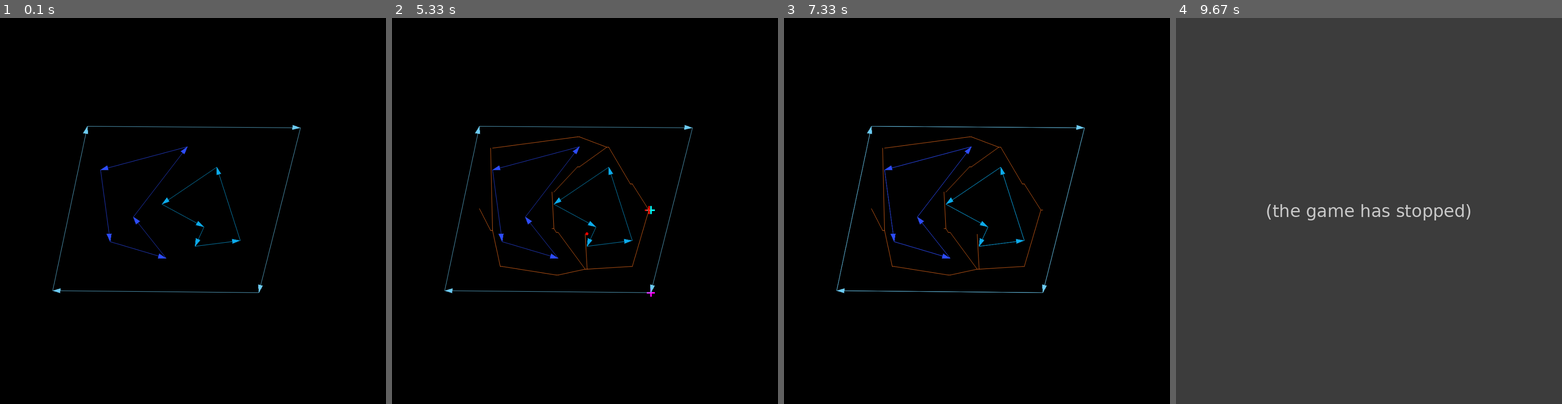
Above: before the commit, frames 1-4 (left to right).
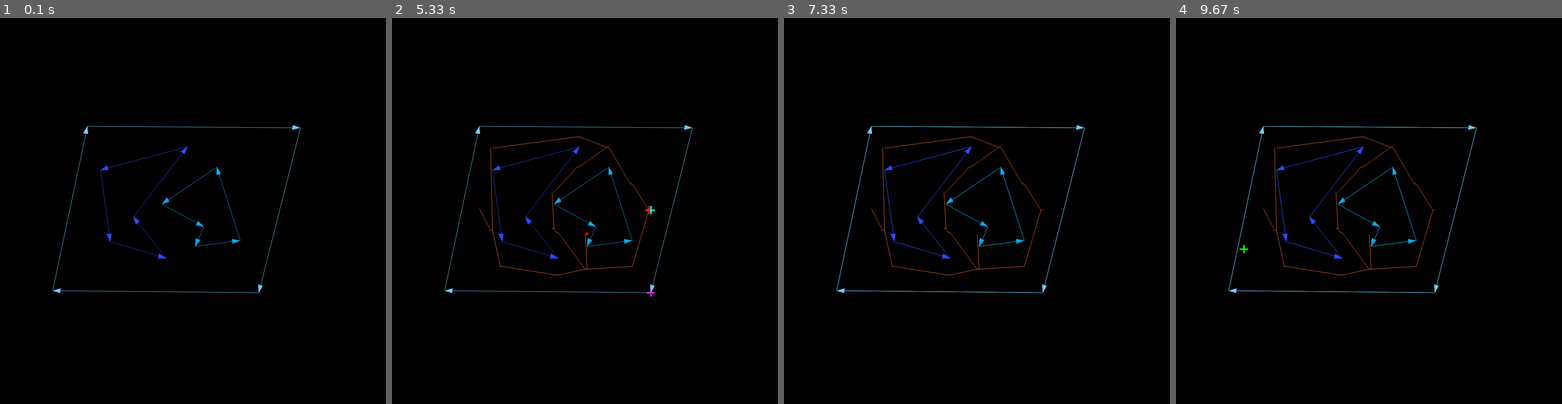
Above: after the commit, the same moments.

Repository: DoYouEvenStackSmash/planning-algorithms-exercises
Game: pygame game, started from src/ch6/vertical-cell-decomposition/face-record-driver.py
Two runs of this game, one before a commit and one after it. Both use one fixed random seed, a clock stepped at 60 frames per second and the inputs below.
Inputs (mouse positions are in pixels of both pictures, inside the frame that each line leads up to):
- Up to frame 1 (0.1 s): no input
- Up to frame 2 (5.33 s): no input
- Up to frame 3 (7.33 s): move the mouse to (849, 249) at 6.9 s
- Up to frame 4 (9.67 s): click (1241, 249) at 7.42 s

Frames 1-3 are identical in both runs. In frame 4, 100% of the frame differs, in the area x 0-100%, y 0-100%.
Before the commit the program exited at 9.6 s; later frames show no game.

Commit message:
made changes to solve for path

Diff:
--- a/src/ch6/vertical-cell-decomposition/V.py
+++ b/src/ch6/vertical-cell-decomposition/V.py
@@ -1,3 +1,4 @@
+
 class V:
     """
     Abstraction for constructing an undirected graph
@@ -8,6 +9,7 @@
         self.pt = coordinate
         self.neighbor_dict = neighbor_dict if neighbor_dict != None else {}
         self.neighbor_counter = 0
+        self.visited = 0
 
     def get_coord(self):
         return self.pt
--- a/src/ch6/vertical-cell-decomposition/face-record-driver.py
+++ b/src/ch6/vertical-cell-decomposition/face-record-driver.py
@@ -257,6 +257,165 @@
     dcel.create_face(bc, [[(308, 609), (257, 591), (323, 424), (199, 619)], x, a, b, c])
     return dcel
 
+def test_triangle_theta(A,B,C):
+    theta_1 = vcd.test_get_delta_theta(A,B,C)
+    theta_2 = vcd.test_get_delta_theta(B,A,C)
+    return theta_1 > np.pi / 2 or theta_2 > np.pi / 2
+
+def query_roadmap(screen, dcel, pairlist):
+    sortkey = lambda pt: pt[0]
+    adj_dict = {}
+    pt_set = set()
+    vertex_list = []
+    for pair in pairlist:
+        pair = sorted(pair, key=sortkey)
+        pt1, pt2 = pair
+        pt_set.add(pt1)
+        pt_set.add(pt2)
+        if pt1 not in adj_dict:
+            adj_dict[pt1] = len(vertex_list)
+            vertex_list.append(V(pt1))
+        v1 = vertex_list[adj_dict[pt1]]
+
+        if pt2 not in adj_dict:
+            adj_dict[pt2] = len(vertex_list)
+            vertex_list.append(V(pt2))
+        v2 = vertex_list[adj_dict[pt2]]
+        v1.neighbor_dict[adj_dict[pt2]] = False
+        v2.neighbor_dict[adj_dict[pt1]] = False
+    edge_list = dcel.construct_global_edge_list()
+    pt_list = list(pt_set)
+    get_seg = lambda edge: (
+        edge.source_vertex.get_point_coordinate(),
+        edge._next.source_vertex.get_point_coordinate(),
+    )
+    pt_index = []
+    while 1:
+        for event in pygame.event.get():
+            if event.type == pygame.MOUSEBUTTONDOWN:
+                pt = pygame.mouse.get_pos()
+
+                vlist = []
+                seg_dict = {}
+                for pair in pairlist:
+                    seg = pair
+                    if not test_triangle_theta(seg[0],seg[1], pt):
+                        npt = vcd.get_normal_pt(seg[0],seg[1], pt)
+                        theta, radius = mfn.car2pol(pt, npt)
+                        if vcd.check_for_free_path(edge_list, pt, theta, radius):
+                            vlist.append((mfn.euclidean_dist(npt, pt), npt))
+                            seg_dict[npt] = seg
+
+                for v in pt_list:
+                    theta, radius = mfn.car2pol(pt, v)
+                    if vcd.check_for_free_path(edge_list, pt, theta, radius):
+                        vlist.append((mfn.euclidean_dist(v, pt),v))
+                vlist = sorted(vlist, key=sortkey)
+                nearest_neighbor = vlist[0][1]
+                new_pairs = []
+                if nearest_neighbor not in pt_set:
+                    seg = seg_dict[nearest_neighbor]
+
+                    pairlist.append((seg[0], nearest_neighbor))
+                    new_pairs.append(pairlist[-1])
+                    pairlist.append((seg[1], nearest_neighbor))
+                    new_pairs.append(pairlist[-1])
+
+                    pt_set.add(nearest_neighbor)
+                    pt_list.append(nearest_neighbor)
+                    if nearest_neighbor not in adj_dict:
+                        adj_dict[nearest_neighbor] = len(vertex_list)
+                        vertex_list.append(V(nearest_neighbor))
+                    vprime = vertex_list[adj_dict[seg[0]]]
+                    vdprime = vertex_list[adj_dict[seg[1]]]
+                    vprime.neighbor_dict[adj_dict[nearest_neighbor]] = False
+                    vdprime.neighbor_dict[adj_dict[nearest_neighbor]] = False
+                    vn = vertex_list[adj_dict[nearest_neighbor]]
+                    vn.neighbor_dict[adj_dict[seg[0]]] = False
+                    vn.neighbor_dict[adj_dict[seg[1]]] = False
+                    # v1 = vertex_list[adj_dict[nearest_neighbor]]
+                pt_set.add(pt)
+                pairlist.append((nearest_neighbor, pt))
+                new_pairs.append(pairlist[-1])
+
+                if pt not in adj_dict:
+                    adj_dict[pt] = len(vertex_list)
+                    vertex_list.append(V(pt))
+                v1 = vertex_list[adj_dict[nearest_neighbor]]
+                v2 = vertex_list[adj_dict[pt]]
+
+                v1.neighbor_dict[adj_dict[pt]] = False
+                v2.neighbor_dict[adj_dict[nearest_neighbor]] = False
+                # # for v in vlist:
+                pc = [pafn.colors["green"],pafn.colors["red"]]
+                pafn.frame_draw_cross(screen, pt, pc[len(pt_index)])
+                # pafn.frame_draw_line(screen, (pt,nearest_neighbor), pafn.colors["green"])
+                pygame.display.update()
+                # for pair in new_pairs:
+                #     pafn.frame_draw_bold_line(screen, (pair[0],pair[1]),pafn.colors["red"])
+                pt_index.append(pt)
+            if len(pt_index) == 2:
+                time.sleep(0.5)
+                start = pt_index[0]
+                end = pt_index[1]
+                stack = find_path(adj_dict, vertex_list, start, end)
+                for v in range(1, len(stack)):
+                    # pafn.frame_draw_cross(screen, stack[v - 1].get_coord(), pafn.colors["yellow"])
+                    pafn.frame_draw_bold_line(
+                        screen,
+                        (stack[v - 1].get_coord(), stack[v].get_coord()),
+                        pafn.colors["green"],
+                    )
+                    pygame.display.update()
+                    time.sleep(0.1)
+                for v in vertex_list:
+                    v.neighbor_counter = 0
+                    v.visited = 0
+                pt_index = []
+                pygame.display.update()
+
+def find_path(adj_dict, vertex_list, start_pt, target_pt):
+    WHITE = 0
+    GRAY = 1
+    BLACK = 2
+    for v in vertex_list:
+        v.neighbor_dict = list(set(v.neighbor_dict))
+    vertex_dict = vertex_list
+    print(len(vertex_list))
+    curr_vertex = vertex_list[adj_dict[start_pt]]
+    target_vtx = vertex_list[adj_dict[target_pt]]
+    stack = []
+    curr_vertex.visited = GRAY
+    stack.append(curr_vertex)
+    while stack[-1].get_coord() != target_pt:
+        print(stack[-1].neighbor_dict)
+        if stack[-1].visited == BLACK:
+            stack.pop()
+            continue
+        stack[-1].visited = GRAY
+        if stack[-1].neighbor_counter < len(stack[-1].neighbor_dict):
+            stack[-1].neighbor_counter += 1
+            if (
+                vertex_dict[
+                    stack[-1].neighbor_dict[stack[-1].neighbor_counter -1]
+                ].visited
+                == WHITE
+            ):
+                stack.append(
+                    vertex_dict[stack[-1].neighbor_dict[stack[-1].neighbor_counter - 1]]
+                )
+                stack[-1].visited = GRAY
+                # break
+
+        # if stack[-1].neighbor_counter >=len(stack[-1].neighbor_dict):
+        #     stack[-1].visited = BLACK
+        #     stack.pop()
+        #     continue
+        else:
+            stack[-1].visited = BLACK
+            stack.pop()
+    return stack
+
 
 def main():
     pygame.init()
@@ -272,7 +431,7 @@
     # active_edge_traversal(screen, dcel)
     pl = event_active_edge_traversal(screen, dcel)
     # pl = vcd.build_roadmap(dcel)
-    print(len(pl))
+    # print(len(pl))
     # pl = clean_graph(pl)
     fr = dcel.face_records[0]
     ipl = fr.get_interior_component_chains()
@@ -292,7 +451,8 @@
         pafn.frame_draw_line(screen, pair, pafn.colors["tangerine"])
     print("Foo")
     pygame.display.update()
-    time.sleep(4)
+    query_roadmap(screen, dcel, pl)
+    # time.sleep(4)
     # cut_face(screen, dcel)
     # calculated_face_cut(screen, dcel)
     sys.exit()
